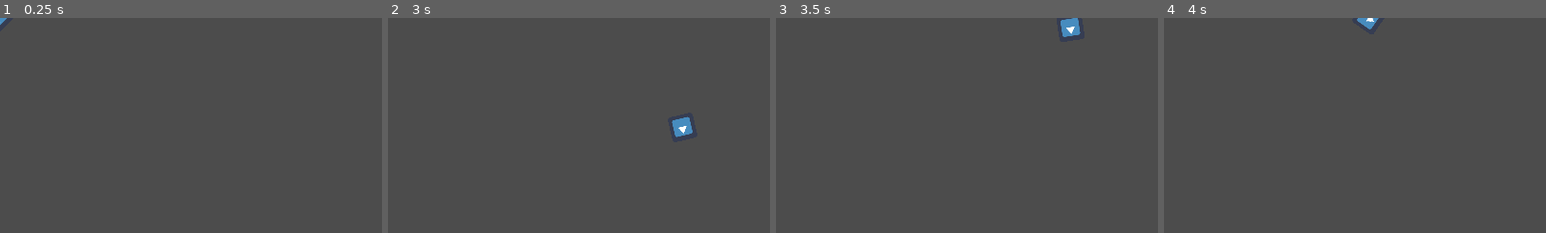
Above: before the commit, frames 1-4 (left to right).
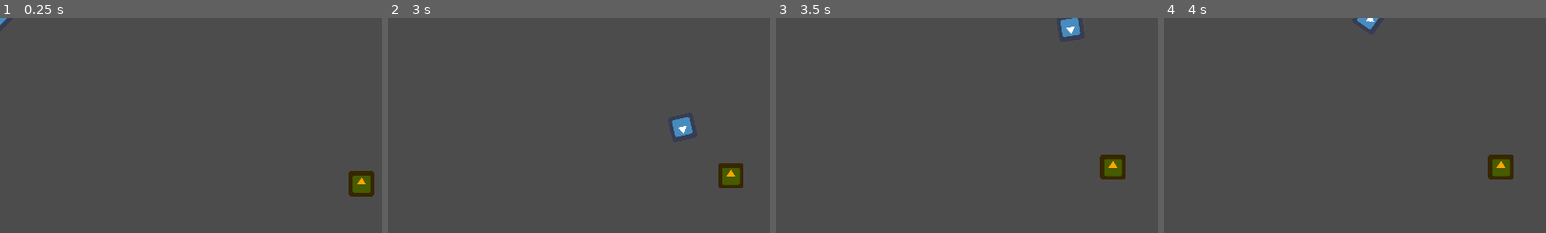
Above: after the commit, the same moments.

Repository: moisesjbc/ludum-dare-53
Game: Godot game, scene res://gameplay/main/main.tscn
Two runs of this game, one before a commit and one after it. Both use one fixed random seed, a clock stepped at 60 frames per second and the inputs below. The engine's default icon, where the game draws it, is replaced by a stand-in: a white triangle on a blue panel in a dark square.
Inputs (mouse positions are % of the whole screen's width and height, from its top left):
- Up to frame 1 (0.25 s): no input
- Up to frame 2 (3 s): tap Enter at 0.5 s; move the mouse to (72, 45) at 0.52 s; hold Right (ui_right) 0.53-1.28 s; move the mouse to (30, 55) at 1.27 s; hold Down (ui_down) 1.28-2.03 s; move the mouse to (60, 28) at 2.02 s; hold Right (ui_right) 2.03-2.78 s; move the mouse to (45, 70) at 2.77 s; hold Up (ui_up) from 2.78 s (still down)
- Up to frame 3 (3.5 s): keep holding Up (ui_up)
- Up to frame 4 (4 s): move the mouse to (80, 65) at 3.52 s; release Up (ui_up) at 3.53 s; hold Left (ui_left) from 3.53 s (still down)
The pictures show only the part of the screen within x 0-50%, y 0-50%; the shares and areas given below are measured in that part.

The runs differ from the first frame. In frame 1, 0.8% of the frame differs, in the area x 91-98%, y 71-84%; in frame 2, 0.7%; in frame 3, 0.8%; in frame 4, 0.8%.

Commit message:
Add magnet basic atraction

Diff:
--- /dev/null
+++ b/godot-project/gameplay/box/box.gd
@@ -0,0 +1,24 @@
+extends KinematicBody2D
+
+
+var color
+var velocity = Vector2.ZERO
+var near_magnets = []
+
+
+func _ready():
+	set_color(Color.orange)
+
+
+func set_color(new_color):
+	color = new_color
+	$sprite.modulate = color
+
+
+func _process(delta):
+	var velocity = Vector2.ZERO
+
+	for near_magnet in near_magnets:
+		velocity += (near_magnet.global_position - global_position).normalized() * (near_magnet.radius() - global_position.distance_to(near_magnet.global_position))
+
+	move_and_collide(velocity * delta)
--- /dev/null
+++ b/godot-project/gameplay/box/box.tscn
@@ -0,0 +1,18 @@
+[gd_scene load_steps=4 format=2]
+
+[ext_resource path="res://icon.png" type="Texture" id=1]
+[ext_resource path="res://gameplay/box/box.gd" type="Script" id=2]
+
+[sub_resource type="RectangleShape2D" id=1]
+extents = Vector2( 32, 32 )
+
+[node name="box" type="KinematicBody2D" groups=["boxes"]]
+collision_layer = 2
+collision_mask = 3
+script = ExtResource( 2 )
+
+[node name="sprite" type="Sprite" parent="."]
+texture = ExtResource( 1 )
+
+[node name="collision_shape" type="CollisionShape2D" parent="."]
+shape = SubResource( 1 )
--- /dev/null
+++ b/godot-project/gameplay/magnet/magnet.gd
@@ -0,0 +1,15 @@
+extends Area2D
+
+
+func _on_magnet_body_entered(body):
+	if body.is_in_group("boxes"):
+		body.near_magnets.append(self)
+
+
+func _on_magnet_body_exited(body):
+	if body.is_in_group("boxes"):
+		body.near_magnets.erase(self)
+
+
+func radius():
+	return $collision_shape.shape.radius
--- /dev/null
+++ b/godot-project/gameplay/magnet/magnet.tscn
@@ -0,0 +1,15 @@
+[gd_scene load_steps=3 format=2]
+
+[ext_resource path="res://gameplay/magnet/magnet.gd" type="Script" id=1]
+
+[sub_resource type="CircleShape2D" id=1]
+radius = 311.006
+
+[node name="magnet" type="Area2D"]
+script = ExtResource( 1 )
+
+[node name="collision_shape" type="CollisionShape2D" parent="."]
+shape = SubResource( 1 )
+
+[connection signal="body_entered" from="." to="." method="_on_magnet_body_entered"]
+[connection signal="body_exited" from="." to="." method="_on_magnet_body_exited"]
--- a/godot-project/gameplay/main/main.tscn
+++ b/godot-project/gameplay/main/main.tscn
@@ -1,7 +1,11 @@
-[gd_scene load_steps=2 format=2]
+[gd_scene load_steps=3 format=2]
 
 [ext_resource path="res://gameplay/player/player.tscn" type="PackedScene" id=1]
+[ext_resource path="res://gameplay/box/box.tscn" type="PackedScene" id=2]
 
 [node name="main" type="Node2D"]
 
 [node name="player" parent="." instance=ExtResource( 1 )]
+
+[node name="box" parent="." instance=ExtResource( 2 )]
+position = Vector2( 918, 416 )
--- a/godot-project/gameplay/player/player.gd
+++ b/godot-project/gameplay/player/player.gd
@@ -2,6 +2,7 @@
 
 
 export (int) var speed = 500
+var magnet_working = false
 
 
 func _physics_process(delta):
--- a/godot-project/gameplay/player/player.tscn
+++ b/godot-project/gameplay/player/player.tscn
@@ -1,7 +1,8 @@
-[gd_scene load_steps=4 format=2]
+[gd_scene load_steps=5 format=2]
 
 [ext_resource path="res://icon.png" type="Texture" id=1]
 [ext_resource path="res://gameplay/player/player.gd" type="Script" id=2]
+[ext_resource path="res://gameplay/magnet/magnet.tscn" type="PackedScene" id=3]
 
 [sub_resource type="RectangleShape2D" id=1]
 extents = Vector2( 32, 32 )
@@ -16,3 +17,5 @@
 [node name="collision_shape" type="CollisionShape2D" parent="."]
 rotation = 1.5708
 shape = SubResource( 1 )
+
+[node name="magnet" parent="." instance=ExtResource( 3 )]
